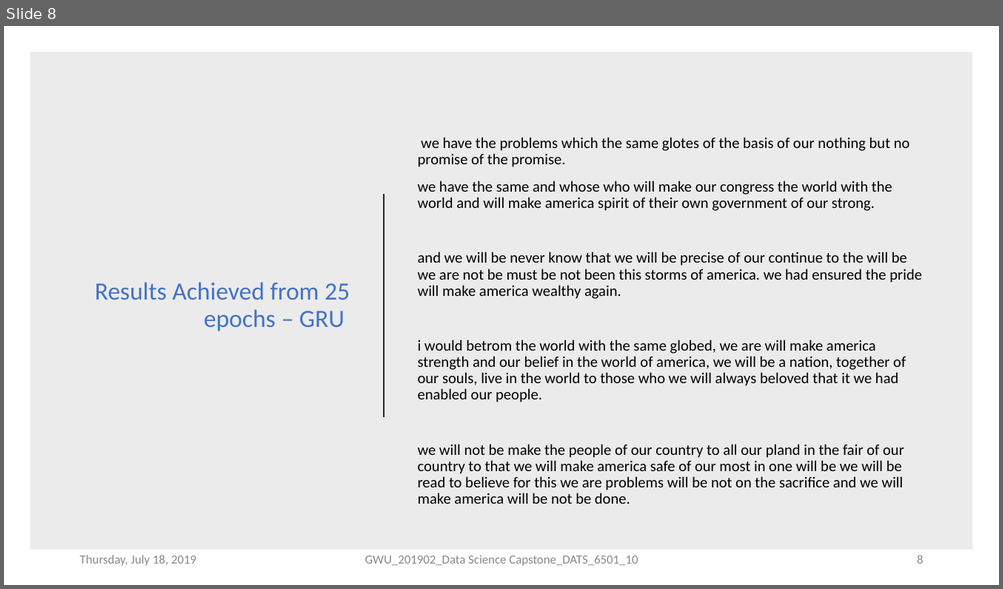
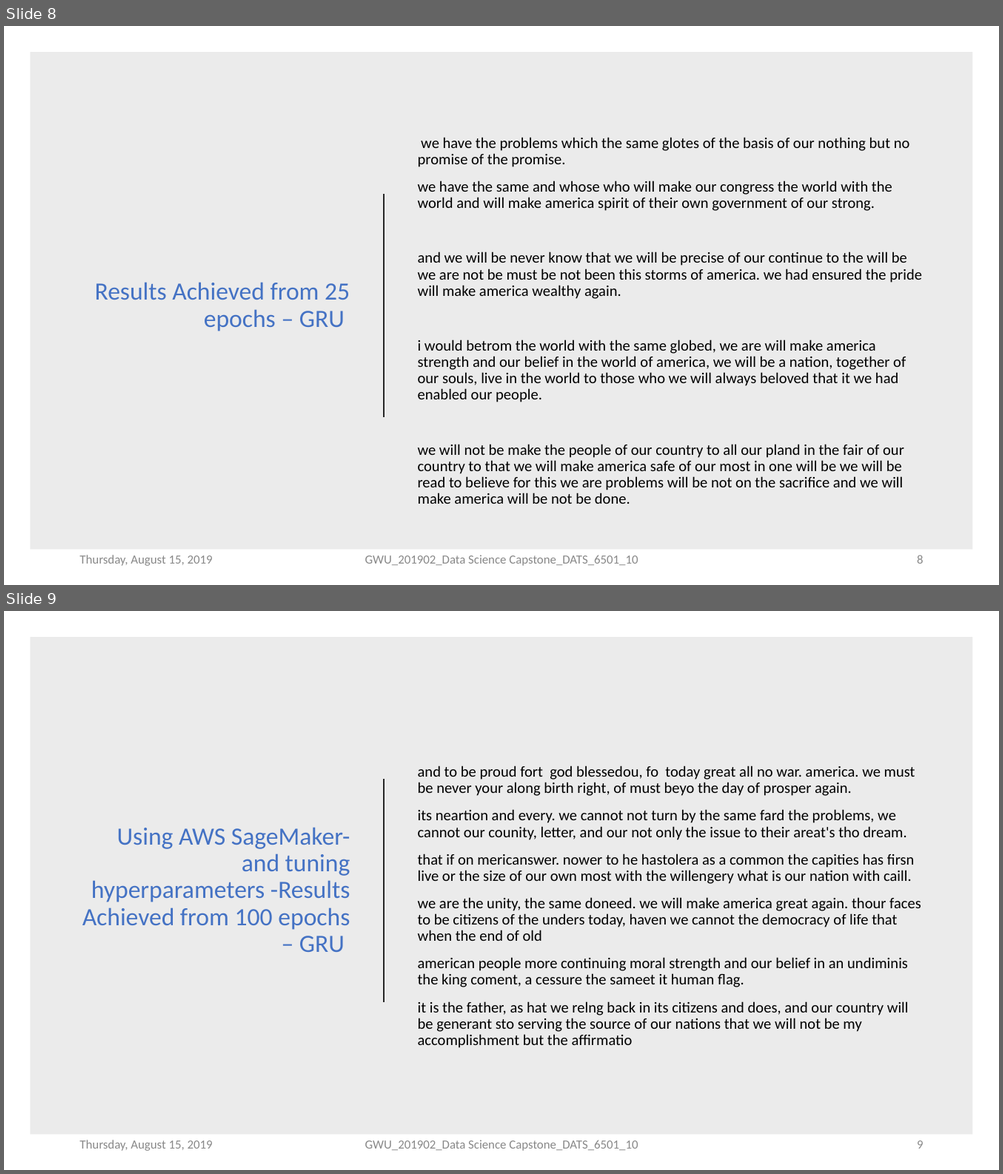
Before and after one commit to rpgwu/201902_Data-Science-Capstone_DATS_6501_10-, a slide deck: doc/Midterm.pptx. Shown one above the other, each under a label of ours: slide 8 before the commit, slides 8 and 9 after it. The pictures are 1003x589 and 1003x1174 pixels, drawn with LibreOffice and Linux fonts; fonts in the diff are those of the drawing. Boxes give left, top, right and bottom in pixels: in the first picture for what was removed or moved away, otherwise in the second. Text is boxed around its words. In the diff, an @@ line names an element or a change of style, - is before the commit and + after.

```diff
--- a/doc/Midterm.pptx
+++ b/doc/Midterm.pptx
@@ slide 9 added at (x1=4, y1=611, x2=999, y2=1170), background #FFFFFF @@
@@ rectangle added at (x1=30, y1=637, x2=972, y2=1134), fill #000000 at 8% opacity @@
@@ text added at (x1=418, y1=766, x2=921, y2=1048), 11 pt, text #000000 @@
+and to be proud fort god blessedou, fo today great all no war. america. we must be never your along birth right, of must beyo the day of prosper again.
+its neartion and every. we cannot not turn by the same fard the problems, we cannot our counity, letter, and our not only the issue to their areat's tho dream.
+that if on mericanswer. nower to he hastolera as a common the capities has firsn live or the size of our own most with the willengery what is our nation with caill.
+we are the unity, the same doneed. we will make america great again. thour faces to be citizens of the unders today, haven we cannot the democracy of life that when the end of old
+american people more continuing moral strength and our belief in an undiminis the king coment, a cessure the sameet it human flag.
+it is the father, as hat we relng back in its citizens and does, and our country will be generant sto serving the source of our nations that we will not be my accomplishment but the affirmatio
@@ line added from (384, 779) to (384, 1003), #262626 1.5 pt @@
@@ title added at (x1=82, y1=827, x2=350, y2=952), 18 pt, text #4472C4 @@
+Using AWS SageMaker- and tuning hyperparameters -Results Achieved from 100 epochs – GRU
@@ text added at (x1=79, y1=1140, x2=213, y2=1151), 9 pt, text #888888 @@
+Thursday, August 15, 2019
@@ text added at (x1=365, y1=1140, x2=637, y2=1151), 9 pt, text #888888 @@
+GWU_201902_Data Science Capstone_DATS_6501_10
@@ page number added at (x1=916, y1=1141, x2=923, y2=1149), 9 pt, text #888888 @@
+9
@@ slide 8 changed as well @@
@@ text at (x1=79, y1=555, x2=213, y2=566): text changed @@
-Thursday, July 18, 2019
+Thursday, August 15, 2019
```
Also in this commit, not shown: 14 other slides changed, 1 other file.
